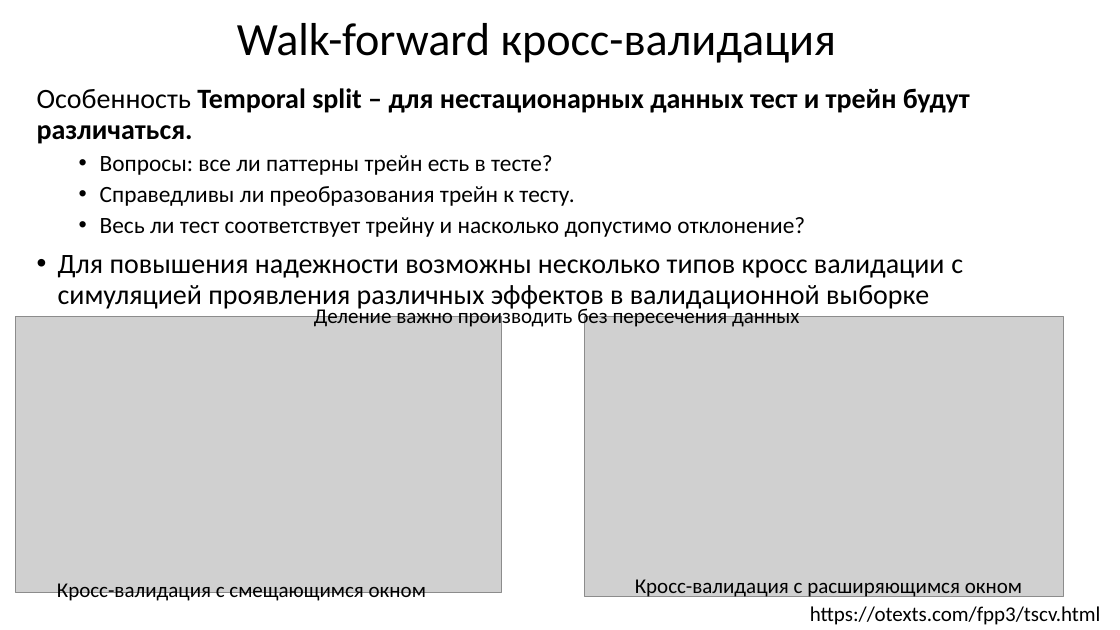
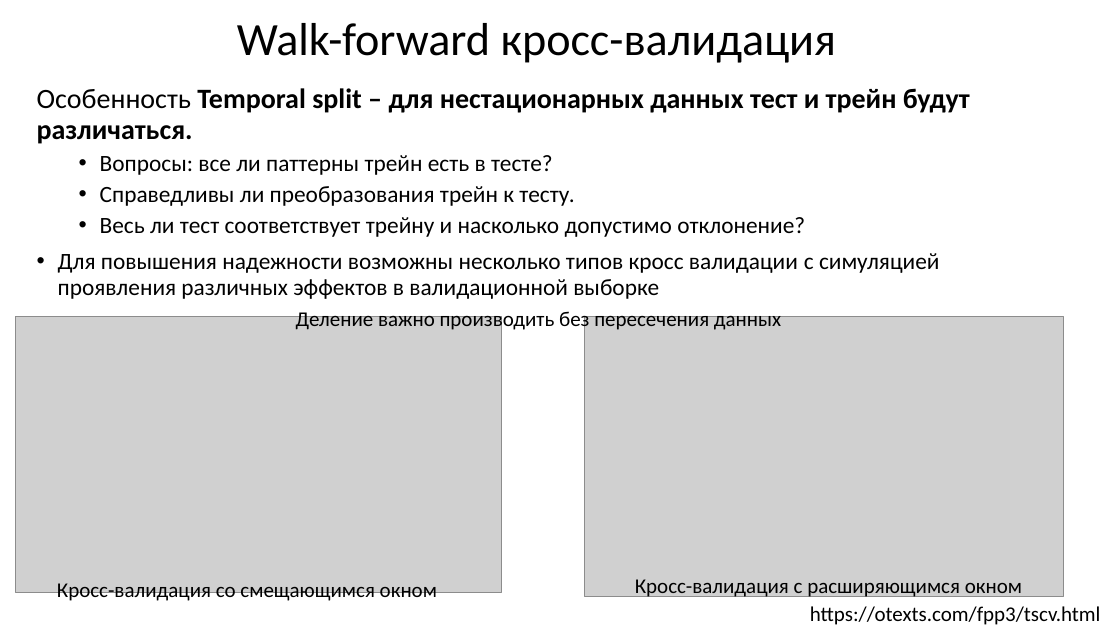
Before and after one commit to MVRonkin/TimeSeriesCourse, a slide deck: slide 4 of 2025/04-2 Оценка качества предсказаний ВР.pptx. Drawn at 1120x630 pixels with LibreOffice and Linux fonts; fonts in the diff are those of the drawing; grey boxes stand for pictures. Boxes give left, top, right and bottom in pixels: in the first picture for what was removed or moved away, otherwise in the second. Text is boxed around its words. In the diff, an @@ line names an element or a change of style, - is before the commit and + after.

```diff
--- a/2025/04-2 Оценка качества предсказаний ВР.pptx
+++ b/2025/04-2 Оценка качества предсказаний ВР.pptx
@@ text at (x1=58, y1=253, x2=940, y2=299): size 24 to 20 pt in "Для повышения надежности возможны несколько типов кросс ..." @@
@@ text "Деление важно производить без пересечения ..." moved from (x1=314, y1=305, x2=799, y2=329) to (x1=296, y1=309, x2=781, y2=333) @@
@@ text at (x1=57, y1=583, x2=437, y2=604): text changed @@
-Кросс-валидация с смещающимся окном
+Кросс-валидация со смещающимся окном
```
Also in this commit, not shown: 4 other slides changed, 4 slides added.
